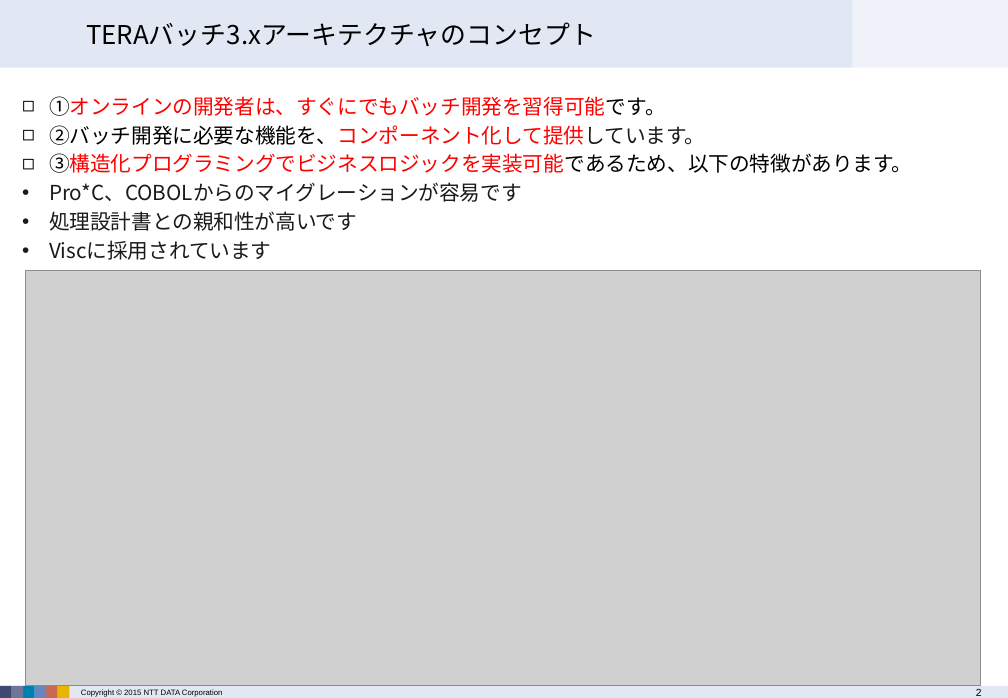
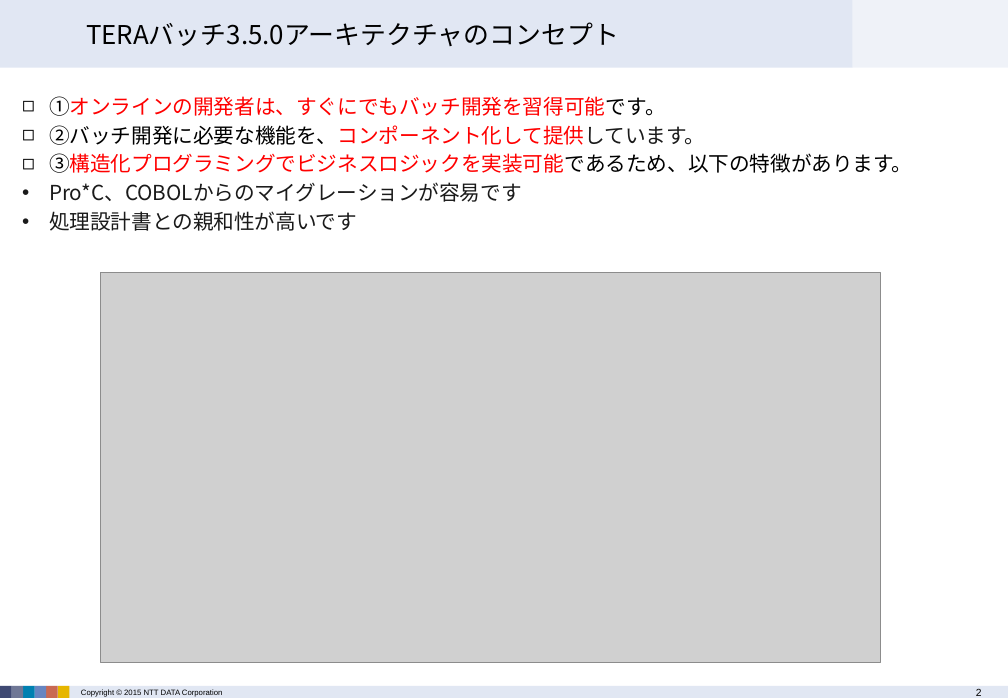
Before and after one commit to terasoluna-batch/terasoluna-doc, a slide deck: slide 2 of architecture/TERASOLUNA Batch Framework for Java Version 3.x 説明資料.pptx. Drawn at 1008x698 pixels with LibreOffice and Linux fonts; fonts in the diff are those of the drawing; grey boxes stand for pictures; background and template pictures are left out. Boxes give left, top, right and bottom in pixels: in the first picture for what was removed or moved away, otherwise in the second. Text is boxed around its words. In the diff, an @@ line names an element or a change of style, - is before the commit and + after.

```diff
--- a/architecture/TERASOLUNA Batch Framework for Java Version 3.x 説明資料.pptx
+++ b/architecture/TERASOLUNA Batch Framework for Java Version 3.x 説明資料.pptx
@@ title at box(86, 22, 619, 46): text changed @@
-TERAバッチ3.xアーキテクチャのコンセプト
+TERAバッチ3.5.0アーキテクチャのコンセプト
@@ text at box(49, 240, 272, 260): paragraph removed @@
-• Viscに採用されています
@@ picture: place and size @@
-picture at box(26, 271, 981, 686)
+picture at box(101, 273, 880, 663)
```
Also in this commit, not shown: 6 other slides changed, 1 other file.
